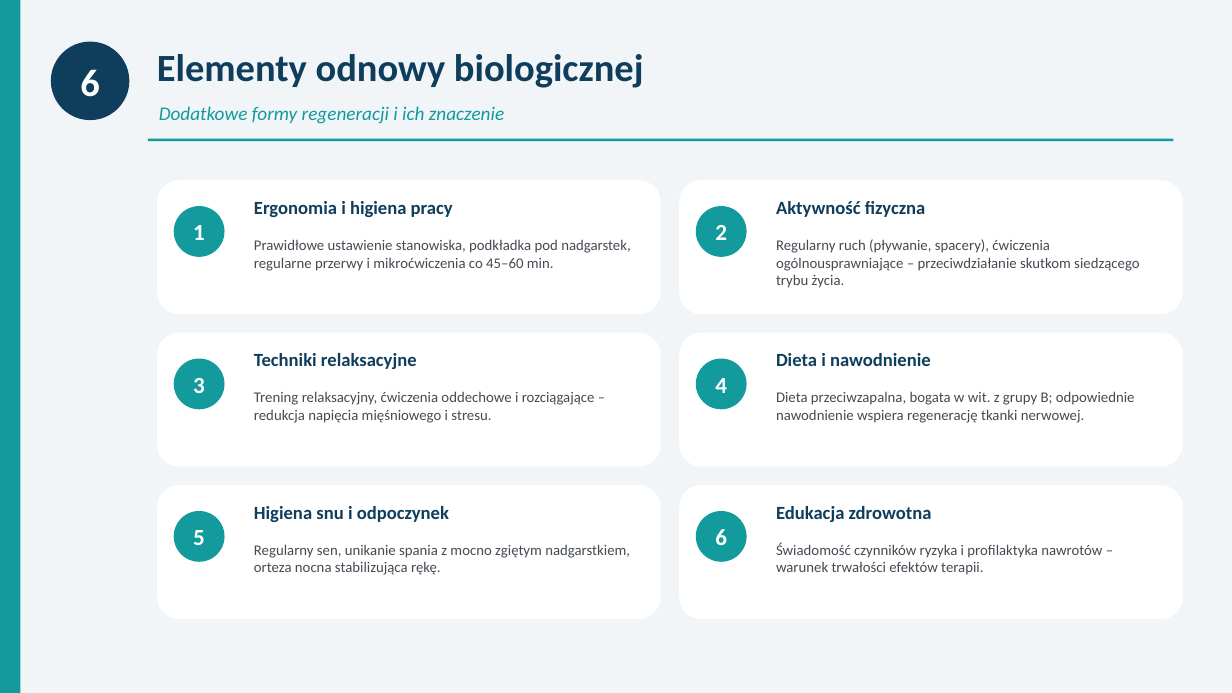
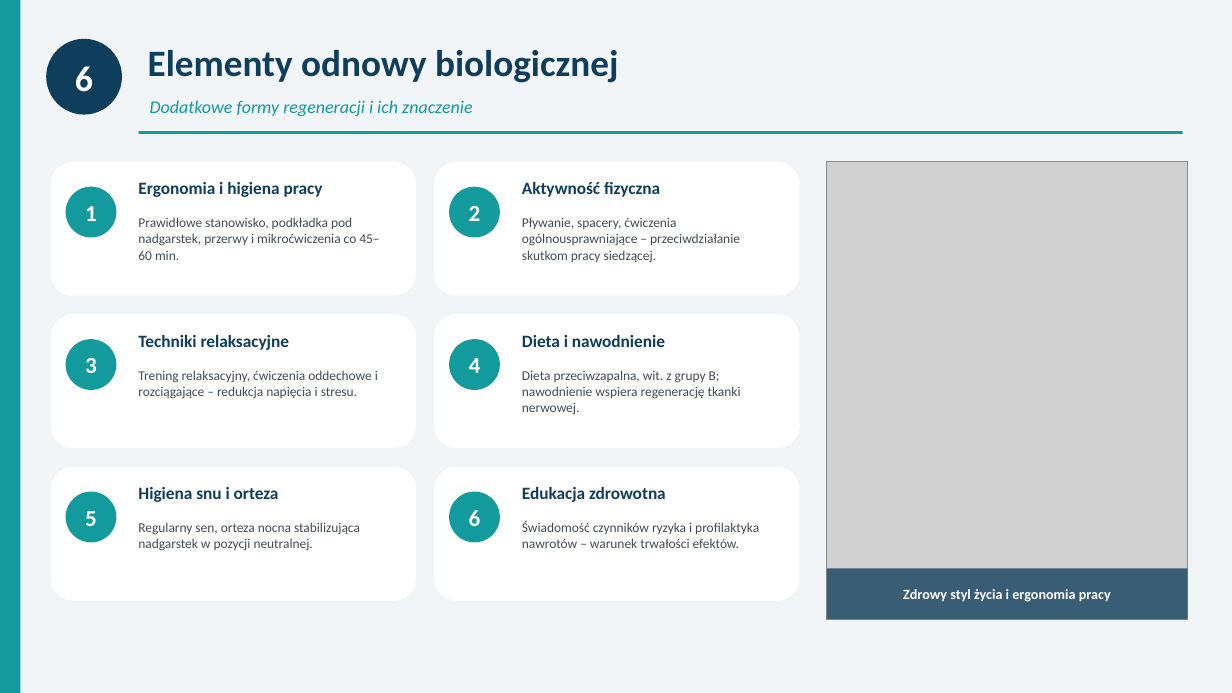
Before and after one commit to ernestkurdziel-max/eqwdfqae, a slide deck: slide 12 of Zespol_ciesni_nadgarstka_prezentacja.pptx (slide 10 before the commit). Drawn at 1232x693 pixels with LibreOffice and Linux fonts; fonts in the diff are those of the drawing; grey boxes stand for pictures. Boxes give left, top, right and bottom in pixels: in the first picture for what was removed or moved away, otherwise in the second. Text is boxed around its words. In the diff, an @@ line names an element or a change of style, - is before the commit and + after.

```diff
--- a/Zespol_ciesni_nadgarstka_prezentacja.pptx
+++ b/Zespol_ciesni_nadgarstka_prezentacja.pptx
@@ ellipse "6": place and size @@
-ellipse "6" at bbox=[51, 42, 129, 120]
+ellipse "6" at bbox=[46, 39, 122, 115]
@@ ellipse "6" at bbox=[46, 39, 122, 115]: size 30 to 28 pt @@
@@ text "Elementy odnowy biologicznej": place and size @@
-text "Elementy odnowy biologicznej" at bbox=[157, 54, 644, 88]
+text "Elementy odnowy biologicznej" at bbox=[148, 50, 619, 83]
@@ text "Elementy odnowy biologicznej" at bbox=[148, 50, 619, 83]: size 30 to 29 pt @@
@@ text "Dodatkowe formy regeneracji i ich ...": place and size @@
-text "Dodatkowe formy regeneracji i ich ..." at bbox=[159, 106, 504, 124]
+text "Dodatkowe formy regeneracji i ich ..." at bbox=[150, 100, 472, 116]
@@ text "Dodatkowe formy regeneracji i ich ..." at bbox=[150, 100, 472, 116]: size 15 to 14 pt @@
@@ rectangle: place and size @@
-rectangle at bbox=[148, 139, 1174, 141]
+rectangle at bbox=[139, 131, 1183, 134]
@@ rounded rectangle: place and size @@
-rounded rectangle at bbox=[157, 180, 661, 314]
+rounded rectangle at bbox=[51, 162, 416, 296]
@@ text "Ergonomia i higiena pracy": place and size @@
-text "Ergonomia i higiena pracy" at bbox=[254, 201, 453, 217]
+text "Ergonomia i higiena pracy" at bbox=[138, 182, 323, 197]
@@ rounded rectangle: place and size @@
-rounded rectangle at bbox=[679, 180, 1183, 314]
+rounded rectangle at bbox=[434, 162, 799, 296]
@@ text "Aktywność fizyczna": place and size @@
-text "Aktywność fizyczna" at bbox=[776, 201, 926, 217]
+text "Aktywność fizyczna" at bbox=[522, 182, 660, 197]
@@ picture added at bbox=[827, 162, 1188, 619] @@
@@ text at bbox=[138, 217, 379, 260]: text changed; size 11.5 to 10.5 pt @@
-Prawidłowe ustawienie stanowiska, podkładka pod nadgarstek, regularne przerwy i mikroćwiczenia co 45–60 min.
+Prawidłowe stanowisko, podkładka pod nadgarstek, przerwy i mikroćwiczenia co 45–60 min.
@@ text at bbox=[522, 217, 740, 263]: text changed; size 11.5 to 10.5 pt @@
-Regularny ruch (pływanie, spacery), ćwiczenia ogólnousprawniające – przeciwdziałanie skutkom siedzącego trybu życia.
+Pływanie, spacery, ćwiczenia ogólnousprawniające – przeciwdziałanie skutkom pracy siedzącej.
@@ rounded rectangle: place and size @@
-rounded rectangle at bbox=[157, 333, 661, 467]
+rounded rectangle at bbox=[51, 314, 416, 448]
@@ text "Techniki relaksacyjne": place and size @@
-text "Techniki relaksacyjne" at bbox=[254, 353, 417, 369]
+text "Techniki relaksacyjne" at bbox=[138, 335, 290, 350]
@@ rounded rectangle: place and size @@
-rounded rectangle at bbox=[679, 333, 1183, 467]
+rounded rectangle at bbox=[434, 314, 799, 448]
@@ text "Dieta i nawodnienie": place and size @@
-text "Dieta i nawodnienie" at bbox=[776, 353, 931, 366]
+text "Dieta i nawodnienie" at bbox=[522, 335, 665, 347]
@@ text at bbox=[138, 370, 378, 399]: text changed; size 11.5 to 10.5 pt @@
-Trening relaksacyjny, ćwiczenia oddechowe i rozciągające – redukcja napięcia mięśniowego i stresu.
+Trening relaksacyjny, ćwiczenia oddechowe i rozciągające – redukcja napięcia i stresu.
@@ text at bbox=[522, 370, 741, 415]: text changed; size 11.5 to 10.5 pt @@
-Dieta przeciwzapalna, bogata w wit. z grupy B; odpowiednie nawodnienie wspiera regenerację tkanki nerwowej.
+Dieta przeciwzapalna, wit. z grupy B; nawodnienie wspiera regenerację tkanki nerwowej.
@@ rounded rectangle: place and size @@
-rounded rectangle at bbox=[157, 485, 661, 619]
+rounded rectangle at bbox=[51, 467, 416, 601]
@@ rounded rectangle: place and size @@
-rounded rectangle at bbox=[679, 485, 1183, 619]
+rounded rectangle at bbox=[434, 467, 799, 601]
@@ size 14.5 to 13.5 pt in 5 elements at bbox=[138, 182, 323, 197], bbox=[138, 335, 290, 350], bbox=[522, 182, 660, 197], bbox=[522, 335, 665, 347], bbox=[522, 487, 666, 502] @@
@@ text "Edukacja zdrowotna": place and size @@
-text "Edukacja zdrowotna" at bbox=[776, 506, 932, 522]
+text "Edukacja zdrowotna" at bbox=[522, 487, 666, 502]
@@ 3 ellipses: place and size @@
-3 ellipses at bbox=[174, 206, 225, 562]
+3 ellipses at bbox=[66, 187, 116, 543]
@@ text at bbox=[138, 487, 279, 502]: text changed; size 14.5 to 13.5 pt @@
-Higiena snu i odpoczynek
+Higiena snu i orteza
@@ 3 ellipses: place and size @@
-3 ellipses at bbox=[696, 206, 747, 562]
+3 ellipses at bbox=[449, 187, 500, 543]
@@ text at bbox=[138, 522, 360, 551]: text changed; size 11.5 to 10.5 pt @@
-Regularny sen, unikanie spania z mocno zgiętym nadgarstkiem, orteza nocna stabilizująca rękę.
+Regularny sen, orteza nocna stabilizująca nadgarstek w pozycji neutralnej.
@@ text at bbox=[522, 521, 759, 548]: text changed; size 11.5 to 10.5 pt @@
-Świadomość czynników ryzyka i profilaktyka nawrotów – warunek trwałości efektów terapii.
+Świadomość czynników ryzyka i profilaktyka nawrotów – warunek trwałości efektów.
@@ rectangle added at bbox=[827, 568, 1188, 619], fill #0F3D5C at 78% opacity @@
@@ text added at bbox=[903, 589, 1111, 602], 11 pt, text #FFFFFF, bold @@
+Zdrowy styl życia i ergonomia pracy
```
Also in this commit, not shown: 11 other slides changed, 3 slides added, 1 slide removed, 11 other files.
